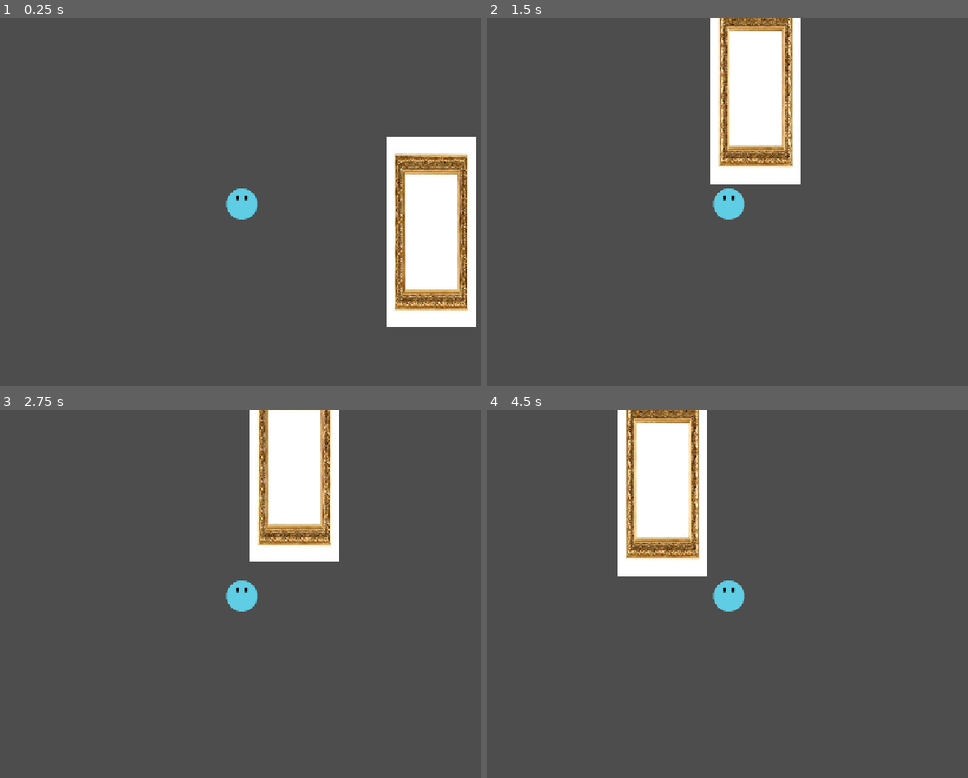
Above: before the commit, frames 1-4 (two rows, left to right).
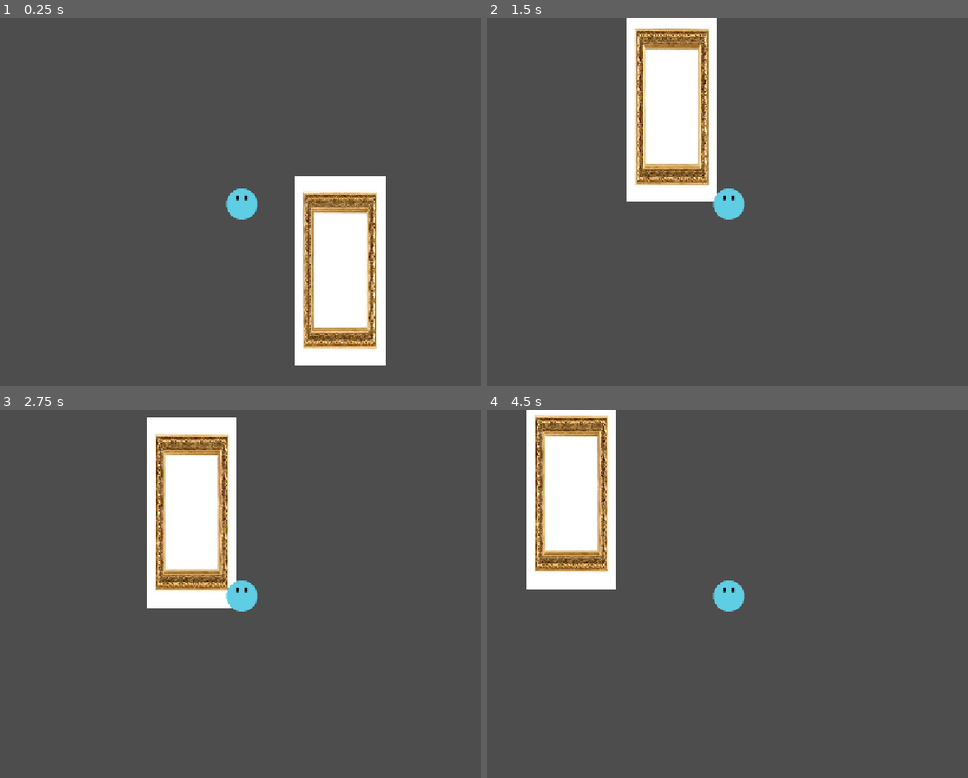
Above: after the commit, the same moments.

Repository: PolyRedd/shiny-fiesta
Game: Godot game, scene res://Scenes/node_2d.tscn
Same seed, same stepped clock (60 frames per second), same inputs: the game is played once before the commit and once after it.
Inputs:
- Up to frame 1 (0.25 s): no input
- Up to frame 2 (1.5 s): tap Enter (ui_accept) at 0.5, 0.6, 0.77, 1.07, 1.35 s; hold Right (ui_right) from 0.53 s (still down)
- Up to frame 3 (2.75 s): tap Enter (ui_accept) at 1.52, 1.82, 2.1 s; release Right (ui_right) at 2.03 s; hold Left (ui_left) from 2.03 s (still down)
- Up to frame 4 (4.5 s): release Left (ui_left) at 2.78 s; hold Right (ui_right) 2.78-4.28 s; tap Enter (ui_accept) at 2.85, 3.02, 3.32, 3.6, 3.77, 4.07, 4.35 s; hold Left (ui_left) from 4.28 s (still down)

The runs differ from the first frame. In frame 1, 19% of the frame differs, in the area x 61-99%, y 32-95%; in frame 2, 17%; in frame 3, 17%; in frame 4, 17%.

Commit message:
few changes

Diff:
--- a/Scenes/node_2d.tscn
+++ b/Scenes/node_2d.tscn
@@ -15,7 +15,7 @@
 [node name="Node2D" type="Node2D" unique_id=1125393916]
 
 [node name="StaticBody2D3" parent="." unique_id=1122912586 instance=ExtResource("1_hh5uf")]
-position = Vector2(1487, 480)
+position = Vector2(1327, 547)
 
 [node name="StaticBody2D" type="StaticBody2D" parent="." unique_id=1712987480]
 position = Vector2(529, 521)
--- a/character_body_2d.gd
+++ b/character_body_2d.gd
@@ -3,16 +3,19 @@
 
 var SPEED = 300.0
 var JUMP_VELOCITY = -400.0
-const WALL_JUMP_FORCE = 350
 
 func _physics_process(delta):
 	# Add the gravity.
 	if not is_on_floor():
 		velocity += get_gravity() * delta
-# ERROR line has been deleted by code rot
-	# Handle jump.
-	if Input.is_action_just_pressed("ui_accept") and is_on_floor():
+
+	# Bouncing
+	if is_on_floor():
 		velocity.y = JUMP_VELOCITY
+	if is_on_ceiling():
+		velocity.y = -JUMP_VELOCITY
+	if is_on_wall():
+		velocity.x = -SPEED
 
 	# Get the input direction and handle the movement/deceleration.
 	# As good practice, you should replace UI actions with custom gameplay actions.
--- a/project.godot
+++ b/project.godot
@@ -22,7 +22,7 @@
 
 [editor_plugins]
 
-enabled=PackedStringArray("res://addons/afterimage_node2D/plugin.cfg", "res://addons/gittydot/plugin.cfg")
+enabled=PackedStringArray()
 
 [input]
 
@@ -58,6 +58,10 @@
 , Object(InputEventKey,"resource_local_to_scene":false,"resource_name":"","device":-1,"window_id":0,"alt_pressed":false …(183 unchanged characters)…
 ]
 }
+Boost={
+"deadzone": 0.2,
+"events": []
+}
 
 [physics]
 
